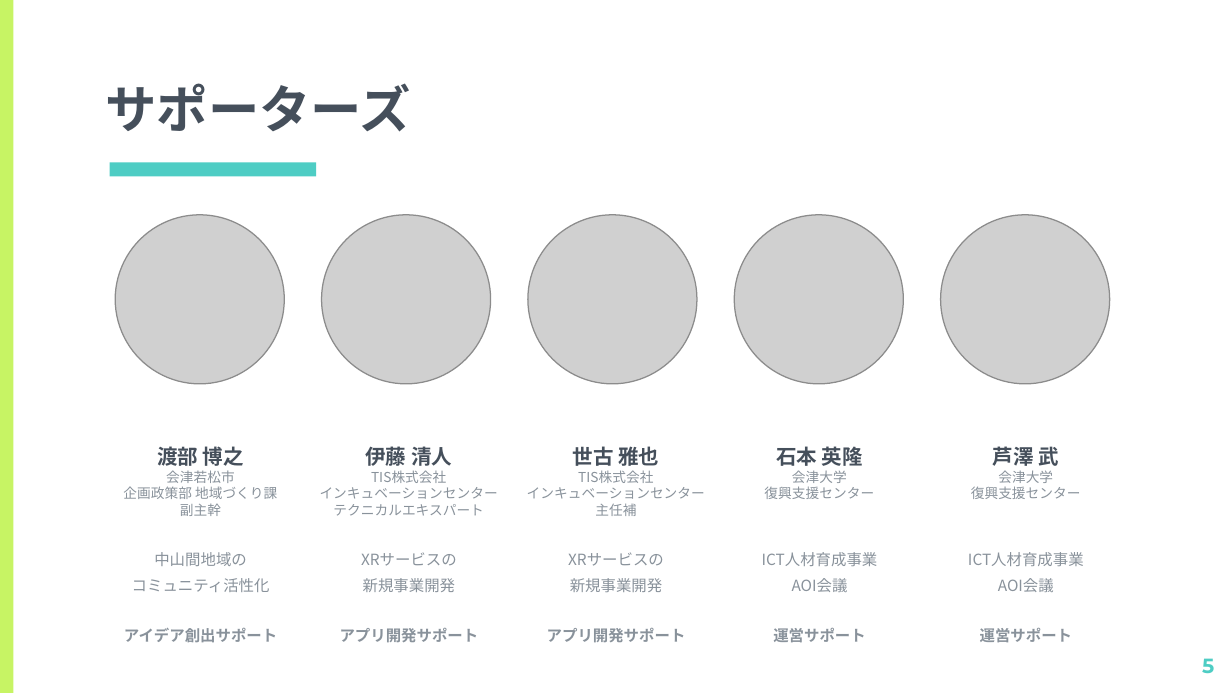
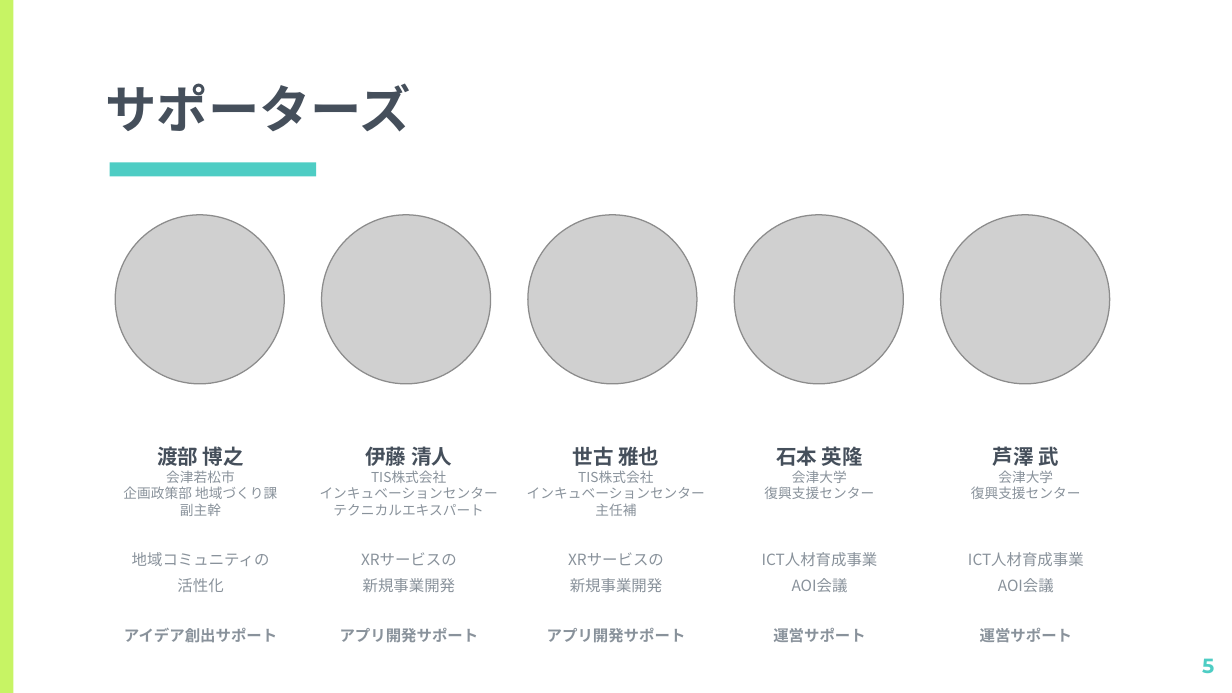
Before and after one commit to kiyohome/wacchi, a slide deck: slide 5 of 2021/ITで地域課題を解決しよう.pptx. Drawn at 1232x693 pixels with LibreOffice and Linux fonts; fonts in the diff are those of the drawing; grey boxes stand for pictures. Boxes give left, top, right and bottom in pixels: in the first picture for what was removed or moved away, otherwise in the second. Text is boxed around its words. In the diff, an @@ line names an element or a change of style, - is before the commit and + after.

```diff
--- a/2021/ITで地域課題を解決しよう.pptx
+++ b/2021/ITで地域課題を解決しよう.pptx
@@ text at (x1=132, y1=552, x2=270, y2=592): text changed @@
-中山間地域の
-コミュニティ活性化
+地域コミュニティの
+活性化
```
Also in this commit, not shown: 2 other slides changed, 1 other file.
